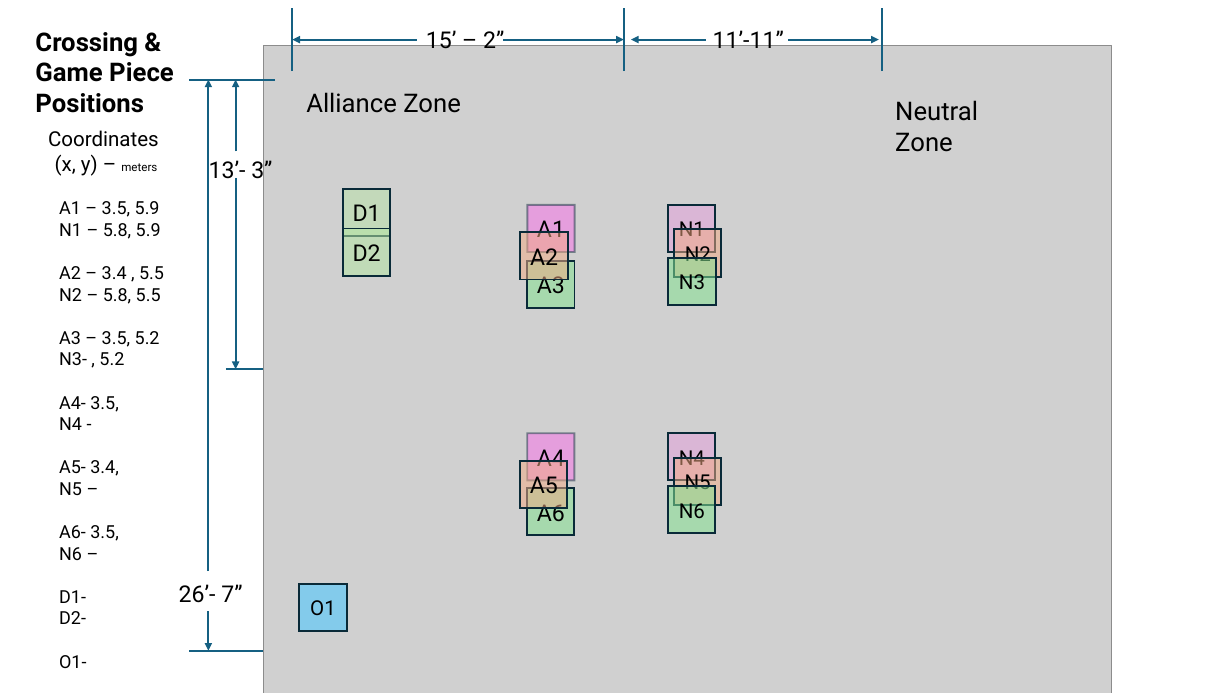
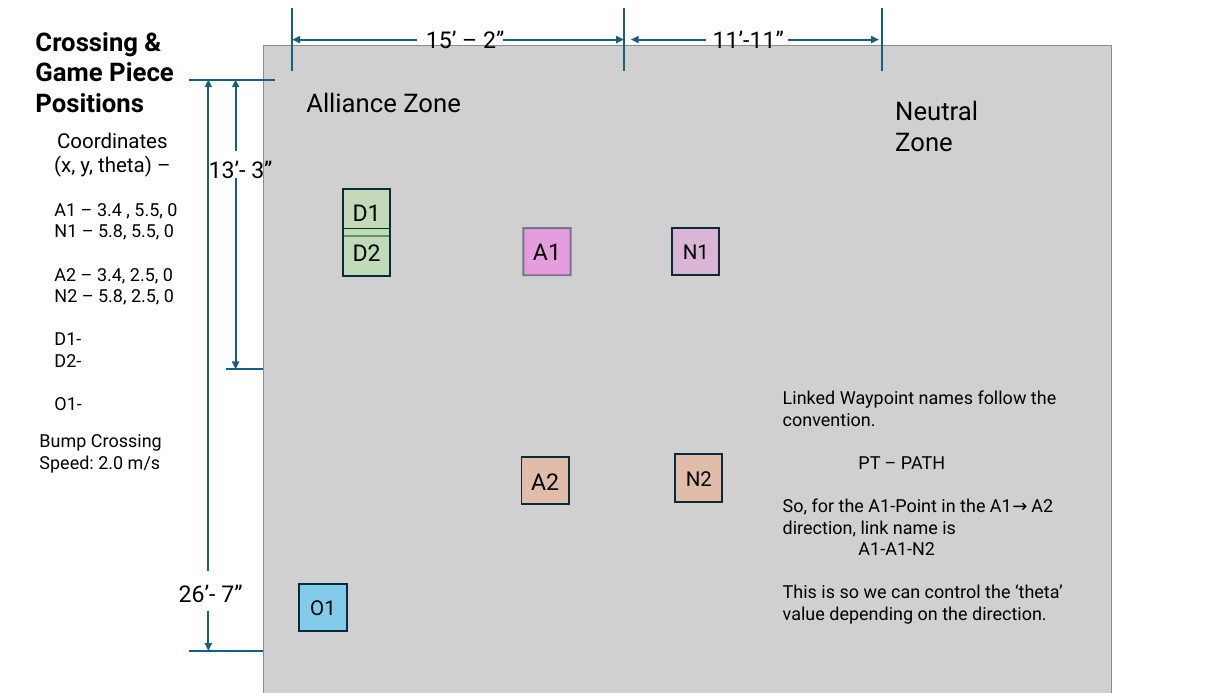
Before and after one commit to 6107/2026-Rebuilt, a slide deck: slide 4 of docs/Controller Mappings & Paths.pptx. Drawn at 1232x693 pixels with LibreOffice and Linux fonts; fonts in the diff are those of the drawing; grey boxes stand for pictures. Boxes give left, top, right and bottom in pixels: in the first picture for what was removed or moved away, otherwise in the second. Text is boxed around its words. In the diff, an @@ line names an element or a change of style, - is before the commit and + after.

```diff
--- a/docs/Controller Mappings & Paths.pptx
+++ b/docs/Controller Mappings & Paths.pptx
@@ text at (54,155,177,305): text changed @@
-(x, y) – meters
-A1 – 3.5, 5.9
-N1 – 5.8, 5.9
-A2 – 3.4 , 5.5
-N2 – 5.8, 5.5
-A3 – 3.5, 5.2
-N3- , 5.2
-A4- 3.5,
-N4 -
-A5- 3.4,
-N5 –
-A6- 3.5,
-N6 –
+(x, y, theta) –
+A1 – 3.4 , 5.5, 0
+N1 – 5.8, 5.5, 0
+A2 – 3.4, 2.5, 0
+N2 – 5.8, 2.5, 0
@@ rectangle "A1": place and size @@
-rectangle "A1" at (528,205,575,252)
+rectangle "A1" at (523,228,570,275)
@@ rectangle "N1": place and size @@
-rectangle "N1" at (668,205,715,252)
+rectangle "N1" at (673,228,720,275)
@@ rectangle removed at (528,261,575,308) @@
-A3
@@ rectangle removed at (668,258,715,305) @@
-N3
@@ text added at (783,390,1063,624), 14 pt, text #000000 @@
+Linked Waypoint names follow the convention.
+PT – PATH
+So, for the A1-Point in the A1→ A2 direction, link name is
+A1-A1-N2
+This is so we can control the ‘theta’ value depending on the direction.
@@ text added at (39,434,162,473), 14 pt, text #000000 @@
+Bump Crossing Speed: 2.0 m/s
@@ rectangle removed at (528,433,575,481) @@
-A4
@@ rectangle removed at (668,433,715,481) @@
-N4
@@ rectangle removed at (520,461,567,508) @@
-A5
@@ rectangle "A2": place and size @@
-rectangle "A2" at (520,232,567,279)
+rectangle "A2" at (521,457,568,505)
@@ rectangle removed at (675,458,722,506) @@
-N5
@@ rectangle "N2": place and size @@
-rectangle "N2" at (675,229,722,276)
+rectangle "N2" at (676,455,723,502)
@@ rectangle removed at (528,488,575,535) @@
-A6
@@ rectangle removed at (668,486,715,533) @@
-N6
```
Also in this commit, not shown: 2 other slides changed, 2 slides added, 2 other files.
